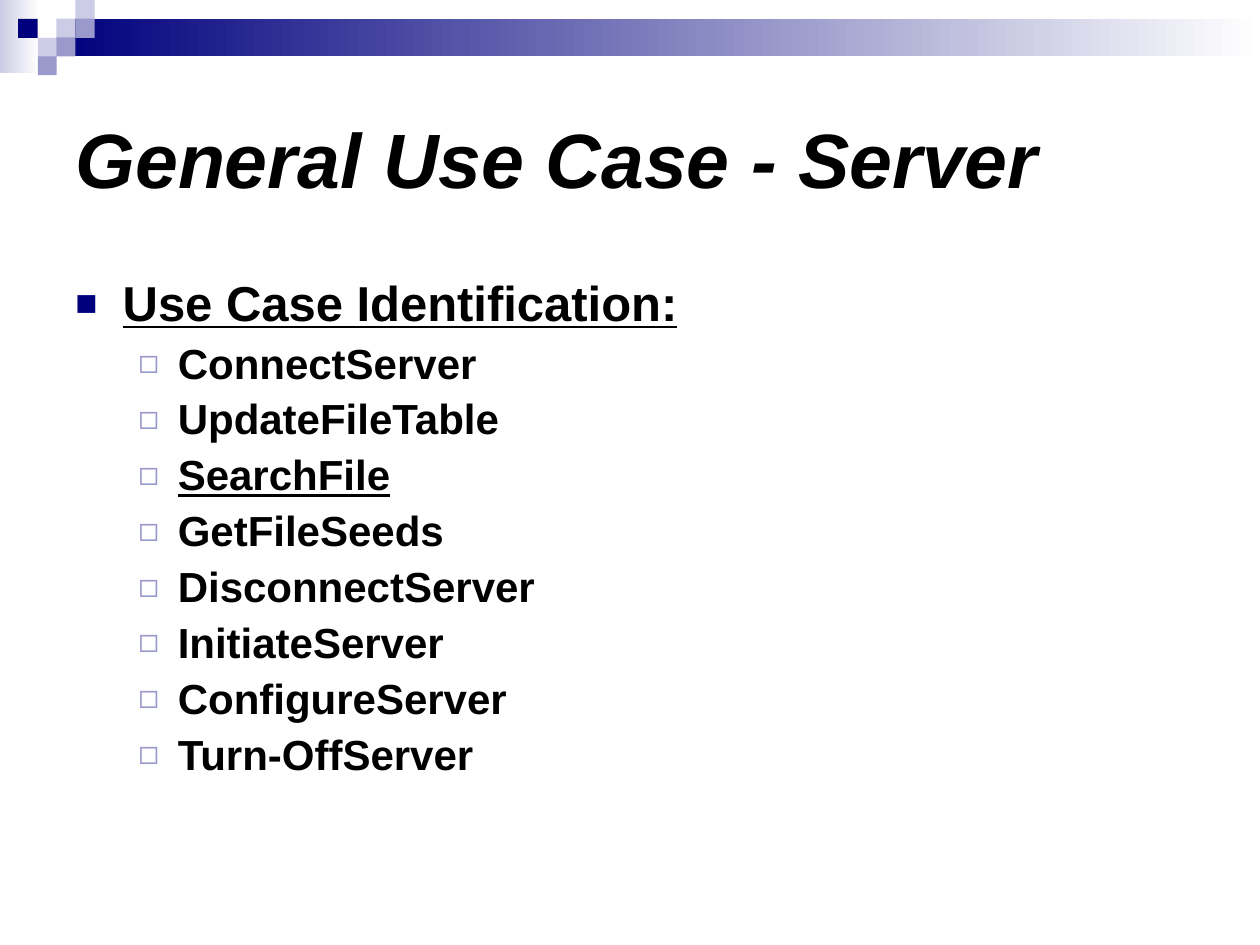
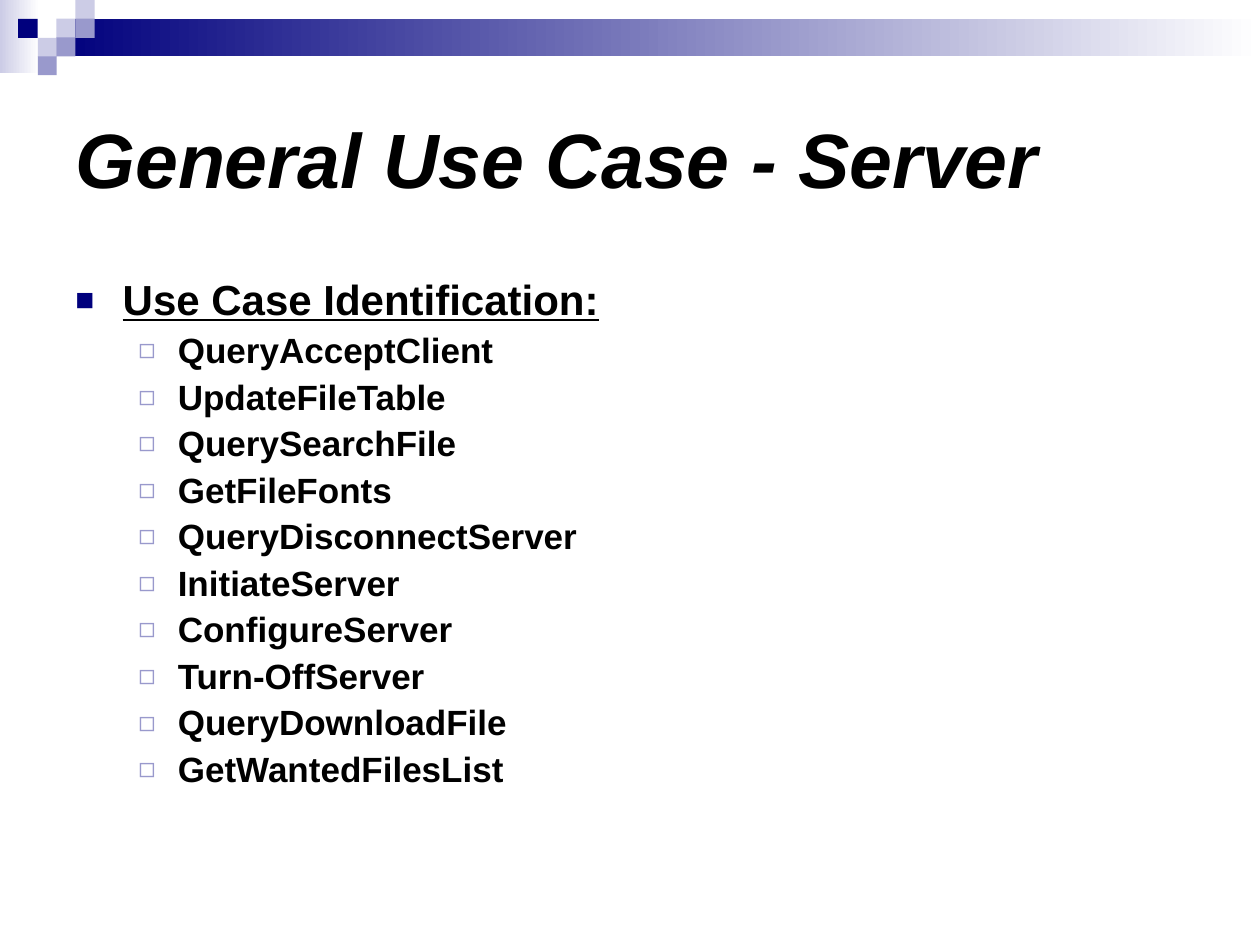
Before and after one commit to munsuri/egorilla, a slide deck: slide 46 of doc/PresentacionIS.ppt (slide 42 before the commit). Drawn at 1260x945 pixels with LibreOffice and Linux fonts; fonts in the diff are those of the drawing. Boxes give left, top, right and bottom in pixels: in the first picture for what was removed or moved away, otherwise in the second. Text is boxed around its words. In the diff, an @@ line names an element or a change of style, - is before the commit and + after.

```diff
--- a/doc/PresentacionIS.ppt
+++ b/doc/PresentacionIS.ppt
@@ text at (x1=123, y1=284, x2=598, y2=690): size 28 to 24 pt in "Use Case Identification:"; size 24 to 20 pt in "UpdateFileTable", "InitiateServer", "ConfigureServer", "Turn-OffServer"; less space between paragraphs @@
@@ text at (x1=178, y1=337, x2=493, y2=370): text changed; size 24 to 20 pt @@
-  ◻ ConnectServer
+  ◻ QueryAcceptClient
@@ text at (x1=178, y1=430, x2=577, y2=556): text changed; size 24 to 20 pt @@
-  ◻ SearchFile
-  ◻ GetFileSeeds
-  ◻ DisconnectServer
+  ◻ QuerySearchFile
+  ◻ GetFileFonts
+  ◻ QueryDisconnectServer
@@ text at (x1=178, y1=709, x2=507, y2=783): paragraphs added @@
+  ◻ QueryDownloadFile
+  ◻ GetWantedFilesList
```
Also in this commit, not shown: 5 other slides changed, 4 slides added.
